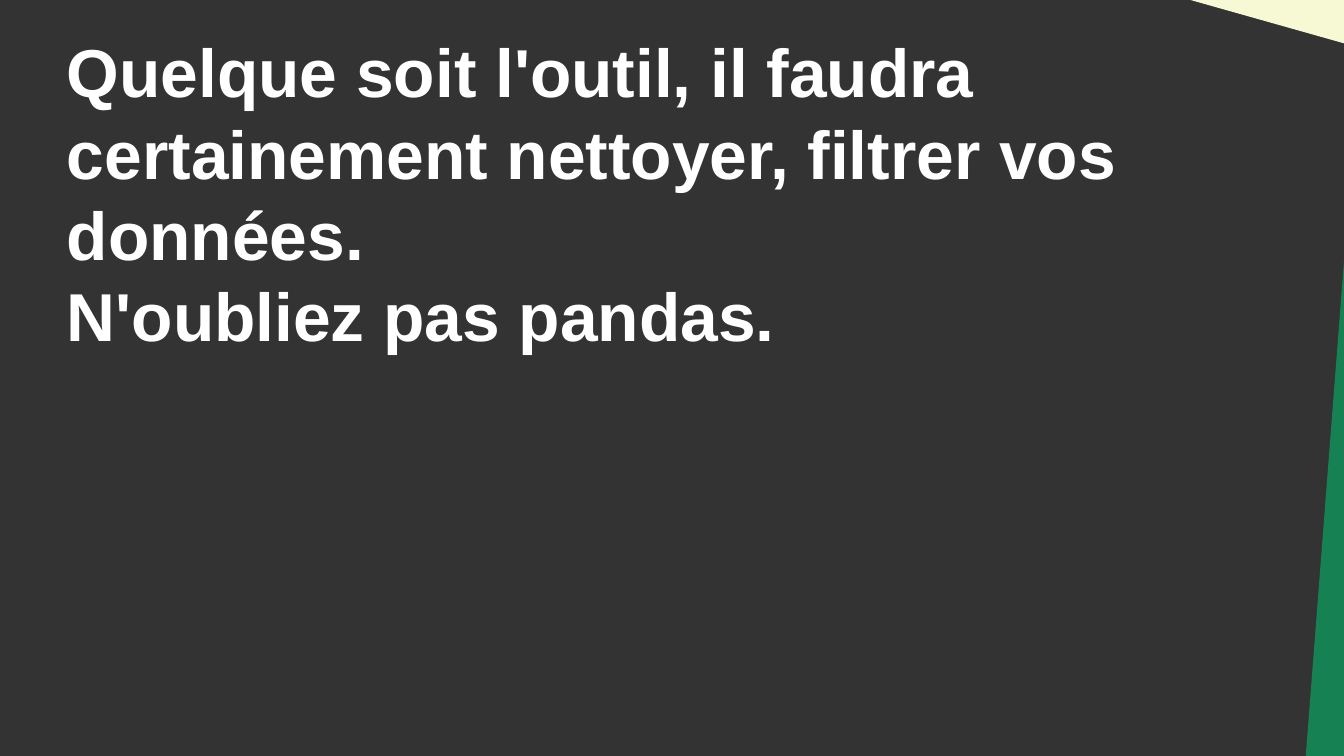
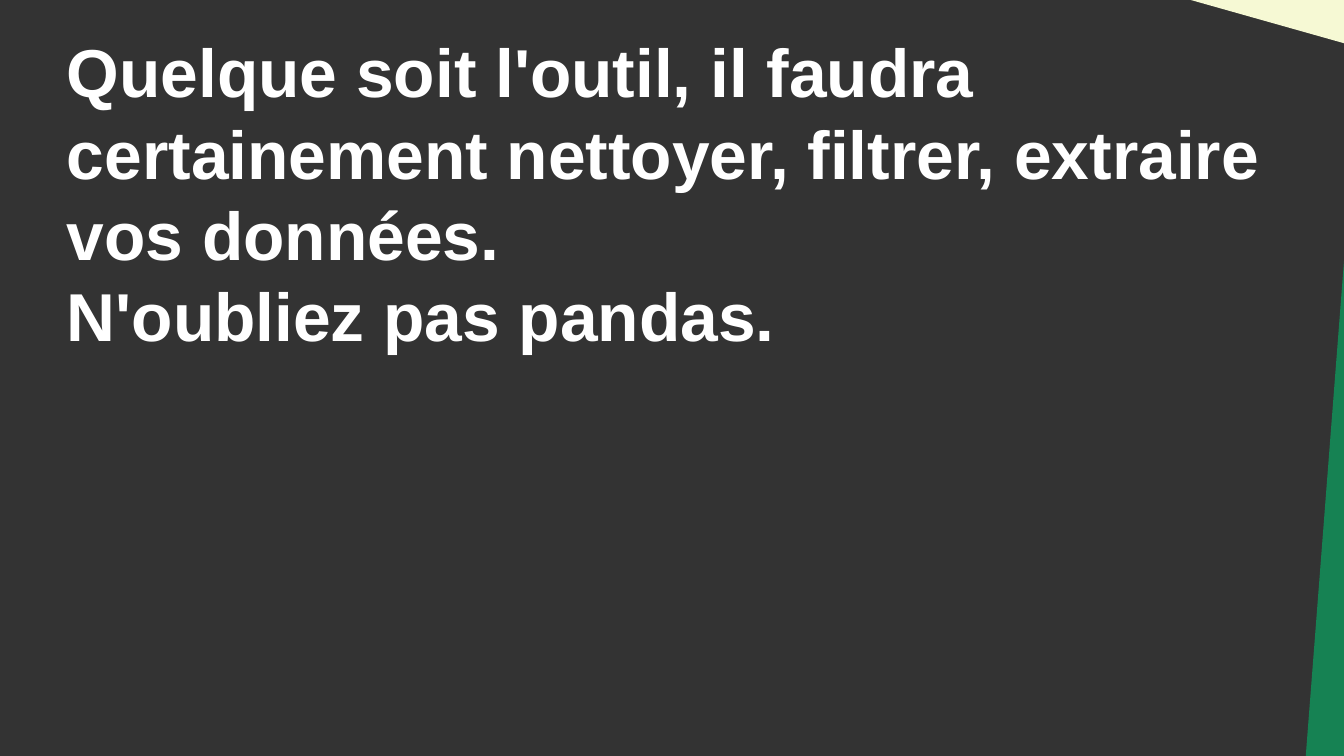
Before and after one commit to DanYellow/cours, a slide deck: slide 28 of data-journalisme-s4/travaux-pratiques/numero-4/presentation.odp (slide 25 before the commit). Drawn at 1344x756 pixels with LibreOffice and Linux fonts; fonts in the diff are those of the drawing. Boxes give left, top, right and bottom in pixels: in the first picture for what was removed or moved away, otherwise in the second. Text is boxed around its words. In the diff, an @@ line names an element or a change of style, - is before the commit and + after.

```diff
--- a/data-journalisme-s4/travaux-pratiques/numero-4/presentation.odp
+++ b/data-journalisme-s4/travaux-pratiques/numero-4/presentation.odp
@@ title at (x1=67, y1=48, x2=1259, y2=354): text changed @@
-Quelque soit l'outil, il faudra certainement nettoyer, filtrer vos données.
-N'oubliez pas pandas.
+Quelque soit l'outil, il faudra certainement nettoyer, filtrer, extraire vos données.
+N'oubliez pas pandas.
```
Also in this commit, not shown: 6 other slides changed, 10 slides added, 5 other files.
